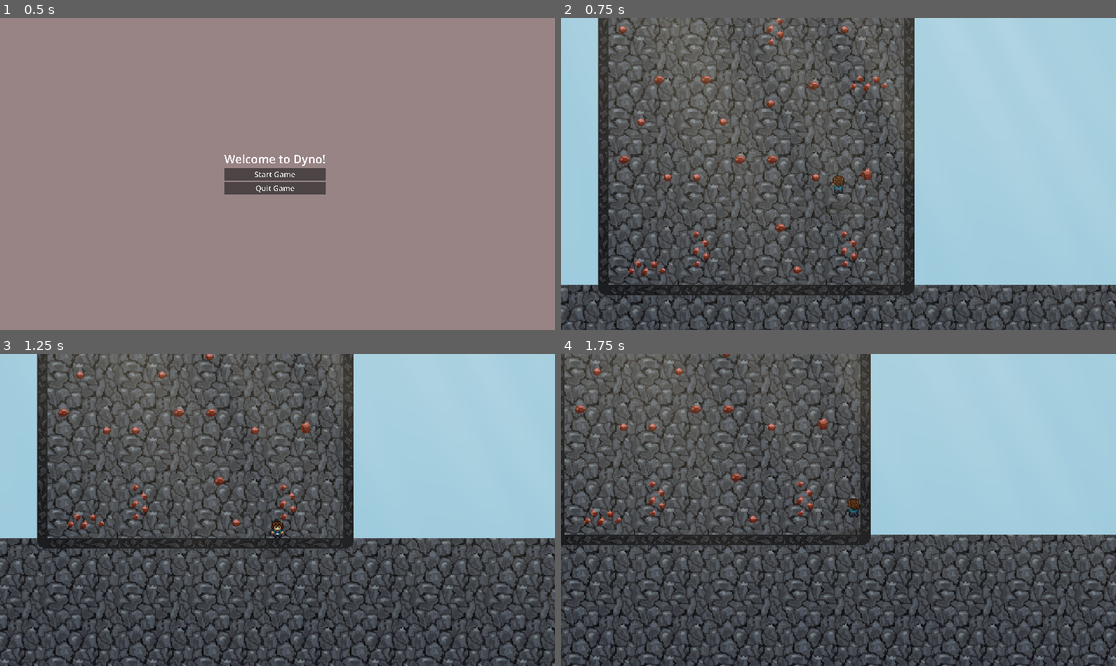
Above: before the commit, frames 1-4 (two rows, left to right).
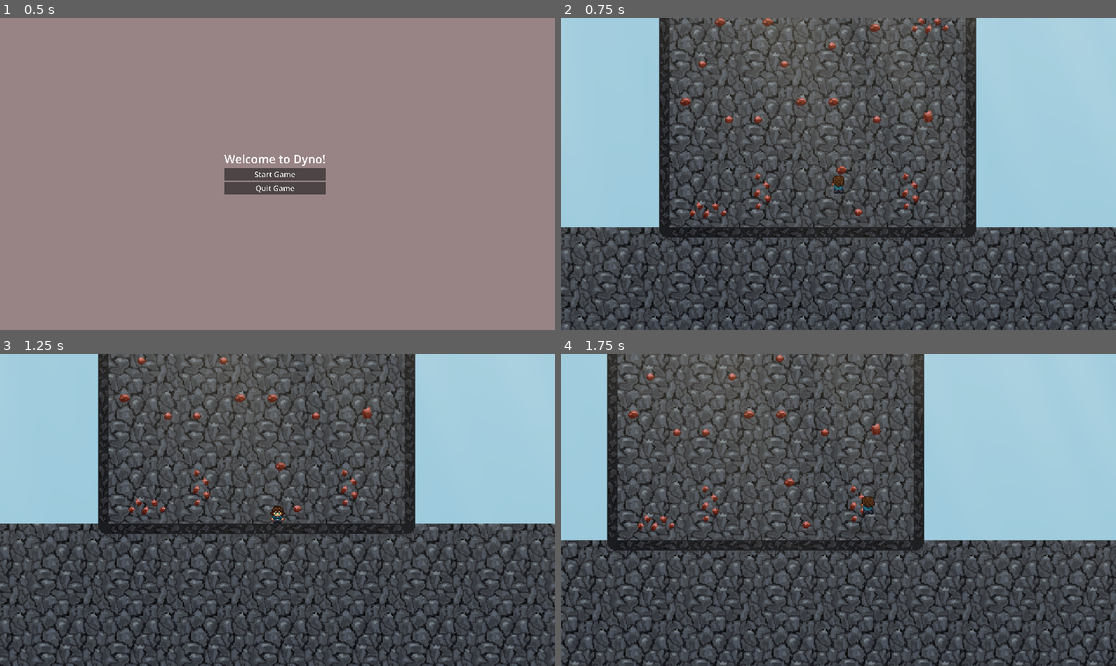
Above: after the commit, the same moments.

Repository: Tylefrost/Dyno
Game: Godot game, scene res://level_1.tscn
Same seed, same stepped clock (60 frames per second), same inputs: the game is played once before the commit and once after it.
Inputs (mouse positions are in pixels of both pictures, inside the frame that each line leads up to):
- Up to frame 1 (0.5 s): no input
- Up to frame 2 (0.75 s): click "Start Game" at 0.5 s
- Up to frame 3 (1.25 s): no input
- Up to frame 4 (1.75 s): move the mouse to (866, 510) at 1.27 s; hold D (right) from 1.28 s (still down); click (866, 510) at 1.35 s; tap Space (jump) at 1.52 s

Frame 1 is identical in both runs. In frame 2, 50% of the frame differs, in the area x 0-100%, y 0-100%; in frame 3, 46%; in frame 4, 42%.

Commit message:
Add winning

Diff:
--- a/DeathScreen.gd
+++ b/DeathScreen.gd
@@ -10,7 +10,7 @@
 
 # Called every frame. 'delta' is the elapsed time since the previous frame.
 func _process(_delta):
-	if player.player_alive == false:
+	if GameManager.player_alive == false:
 		visible = true
 		get_tree().paused = true
 		Input.set_mouse_mode(Input.MOUSE_MODE_VISIBLE)
--- a/GameManager.gd
+++ b/GameManager.gd
@@ -4,6 +4,9 @@
 
 var player : Player
 
+var player_won = false
+var player_alive = true
+
 func respawn_player():
 	if current_checkpoint != null:
 		player.position = current_checkpoint.global_position
--- a/checkpoint.tscn
+++ b/checkpoint.tscn
@@ -3,6 +3,7 @@
 [ext_resource type="Script" path="res://checkpoint.gd" id="1_31c3p"]
 
 [sub_resource type="RectangleShape2D" id="RectangleShape2D_fosa6"]
+size = Vector2(16, 17)
 
 [node name="Checkpoint" type="Node2D"]
 script = ExtResource("1_31c3p")
@@ -10,6 +11,7 @@
 [node name="Area2D" type="Area2D" parent="."]
 
 [node name="CollisionShape2D" type="CollisionShape2D" parent="Area2D"]
+position = Vector2(0, -0.5)
 shape = SubResource("RectangleShape2D_fosa6")
 
 [connection signal="body_entered" from="Area2D" to="." method="_on_area_2d_body_entered"]
--- a/level_1.tscn
+++ b/level_1.tscn
@@ -1,9 +1,10 @@
-[gd_scene load_steps=6 format=3 uid="uid://dxjlhdpfui63a"]
+[gd_scene load_steps=8 format=3 uid="uid://dxjlhdpfui63a"]
 
 [ext_resource type="PackedScene" uid="uid://pbwsgj41al4a" path="res://player.tscn" id="1_7x2ns"]
 [ext_resource type="Shader" path="res://sun.gdshader" id="3_5m671"]
 [ext_resource type="PackedScene" uid="uid://7way10li42pb" path="res://tileset.tscn" id="3_w3p6v"]
 [ext_resource type="PackedScene" uid="uid://u283db0kc2sf" path="res://canvas_layer.tscn" id="4_2jowy"]
+[ext_resource type="PackedScene" uid="uid://cexxpy3y28gxj" path="res://win.tscn" id="5_06u8q"]
 
 [sub_resource type="ShaderMaterial" id="ShaderMaterial_4atbw"]
 shader = ExtResource("3_5m671")
@@ -21,11 +22,13 @@
 shader_parameter/hdr = false
 shader_parameter/seed = 5.0
 
+[sub_resource type="RectangleShape2D" id="RectangleShape2D_d460q"]
+
 [node name="Level1" type="Node2D"]
 
 [node name="Player" parent="." instance=ExtResource("1_7x2ns")]
-position = Vector2(199, 156)
-scale = Vector2(1, 1)
+position = Vector2(146, 206)
+scale = Vector2(1.04473, 1)
 
 [node name="Node2D" parent="." instance=ExtResource("3_w3p6v")]
 z_index = -1
@@ -33,9 +36,19 @@
 [node name="ColorRect" type="ColorRect" parent="."]
 material = SubResource("ShaderMaterial_4atbw")
 offset_left = -527.0
-offset_top = -1393.0
+offset_top = -1759.0
 offset_right = 906.0
 offset_bottom = 407.0
 color = Color(1, 1, 1, 0.164706)
 
 [node name="CanvasLayer" parent="." instance=ExtResource("4_2jowy")]
+
+[node name="Win" parent="." instance=ExtResource("5_06u8q")]
+position = Vector2(248, -1298)
+
+[node name="StaticBody2D" type="StaticBody2D" parent="."]
+position = Vector2(-10, -1451)
+scale = Vector2(1, 18.48)
+
+[node name="CollisionShape2D" type="CollisionShape2D" parent="StaticBody2D"]
+shape = SubResource("RectangleShape2D_d460q")
--- a/player.gd
+++ b/player.gd
@@ -22,9 +22,6 @@
 var current_rope_length
 
 var speed = 75
-
-var player_alive = true
-var player_won = false
 
 @onready var anim = $AnimationPlayer
 
@@ -155,4 +152,4 @@
 		velocity = Vector2.ZERO
 
 func die():
-	player_alive = false
+	GameManager.player_alive = false
--- a/player.tscn
+++ b/player.tscn
@@ -136,6 +136,9 @@
 "jump_right": SubResource("Animation_h6ih0")
 }
 
+[sub_resource type="RectangleShape2D" id="RectangleShape2D_jdkc8"]
+size = Vector2(8, 12)
+
 [node name="Player" type="CharacterBody2D"]
 scale = Vector2(0.5, 0.5)
 script = ExtResource("1_5gwle")
@@ -6997,3 +7000,8 @@
 
 [node name="Audio" type="AudioStreamPlayer2D" parent="."]
 stream = ExtResource("6_skvm4")
+
+[node name="Area2D" type="Area2D" parent="."]
+
+[node name="CollisionShape2D" type="CollisionShape2D" parent="Area2D"]
+shape = SubResource("RectangleShape2D_jdkc8")
--- /dev/null
+++ b/win.gd
@@ -0,0 +1,5 @@
+extends CollisionShape2D
+
+func _on_area_2d_area_entered(area: Area2D) -> void:
+	if area.get_parent() is Player:
+		GameManager.player_won = true
--- /dev/null
+++ b/win.tscn
@@ -0,0 +1,23 @@
+[gd_scene load_steps=4 format=3 uid="uid://cexxpy3y28gxj"]
+
+[ext_resource type="Script" path="res://win.gd" id="1_7tuub"]
+[ext_resource type="Texture2D" uid="uid://bfulsldmpay4u" path="res://assets/sprites/flag.png" id="2_y5f1g"]
+
+[sub_resource type="RectangleShape2D" id="RectangleShape2D_m5kc1"]
+size = Vector2(11, 248)
+
+[node name="Win" type="Node2D"]
+
+[node name="Area2D" type="Area2D" parent="."]
+
+[node name="CollisionShape2D" type="CollisionShape2D" parent="Area2D"]
+position = Vector2(-0.5, -114)
+shape = SubResource("RectangleShape2D_m5kc1")
+script = ExtResource("1_7tuub")
+
+[node name="Sprite2D" type="Sprite2D" parent="."]
+position = Vector2(-4.76837e-07, -4.76837e-07)
+scale = Vector2(1.25, 1.25)
+texture = ExtResource("2_y5f1g")
+
+[connection signal="area_entered" from="Area2D" to="Area2D/CollisionShape2D" method="_on_area_2d_area_entered"]
--- a/win_screen.gd
+++ b/win_screen.gd
@@ -9,7 +9,7 @@
 
 # Called every frame. 'delta' is the elapsed time since the previous frame.
 func _process(delta):
-	if player.player_won == true:
+	if GameManager.player_won == true:
 		visible = true
 		get_tree().paused = true
 		Input.set_mouse_mode(Input.MOUSE_MODE_VISIBLE)
Binary file added: assets/sprites/flag.png
Not shown, added: assets/sprites/flag.png.import
Not shown: 1 places in player.tscn that only renumber resources
